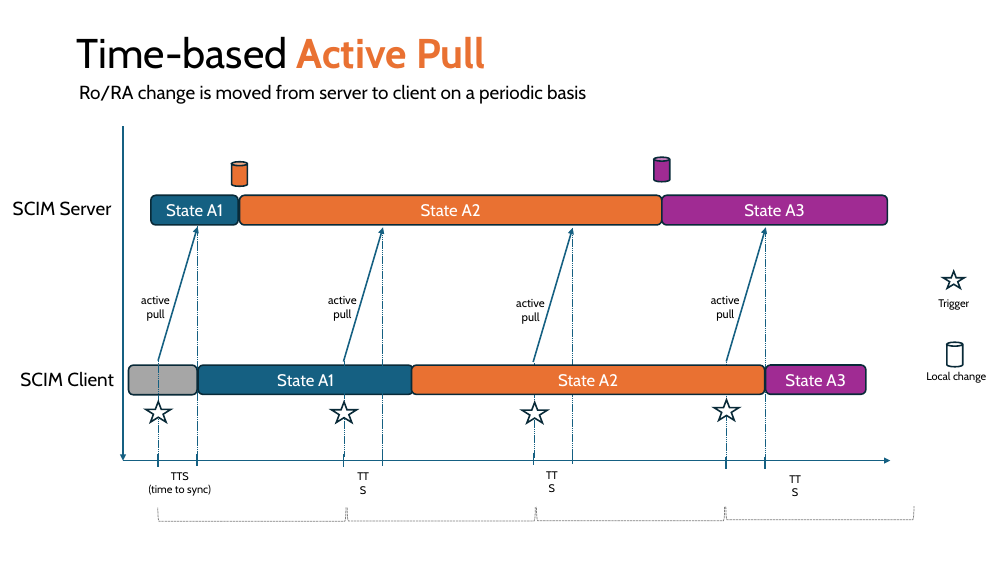
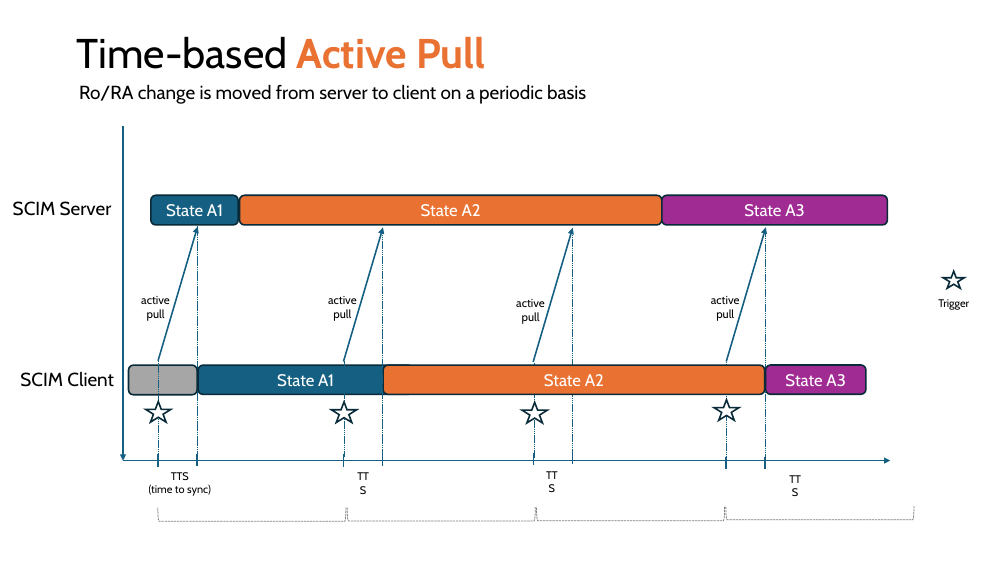
Before and after one commit to pamelatech/scim-use-case-revamp, a slide deck: slide 10 of Use Cases 29 Mar 2024.pptx. Drawn at 1008x567 pixels with LibreOffice and Linux fonts; fonts in the diff are those of the drawing. Boxes give left, top, right and bottom in pixels: in the first picture for what was removed or moved away, otherwise in the second. Text is boxed around its words. In the diff, an @@ line names an element or a change of style, - is before the commit and + after.

```diff
--- a/Use Cases 29 Mar 2024.pptx
+++ b/Use Cases 29 Mar 2024.pptx
@@ cylinder removed at (231, 162, 247, 186) @@
@@ cylinder removed at (654, 157, 670, 181) @@
@@ cylinder removed at (947, 343, 963, 367) @@
@@ rounded rectangle "State A2": place and size @@
-rounded rectangle "State A2" at (411, 365, 765, 395)
+rounded rectangle "State A2" at (383, 365, 765, 395)
@@ text removed at (926, 372, 986, 383) @@
-Local change
```
Also in this commit, not shown: 13 other slides changed, 1 other file.
